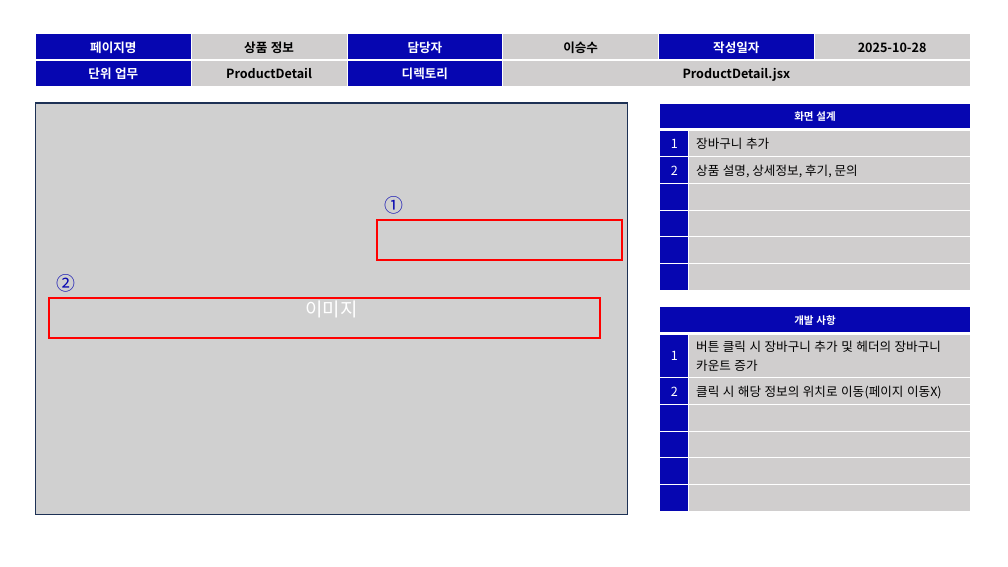
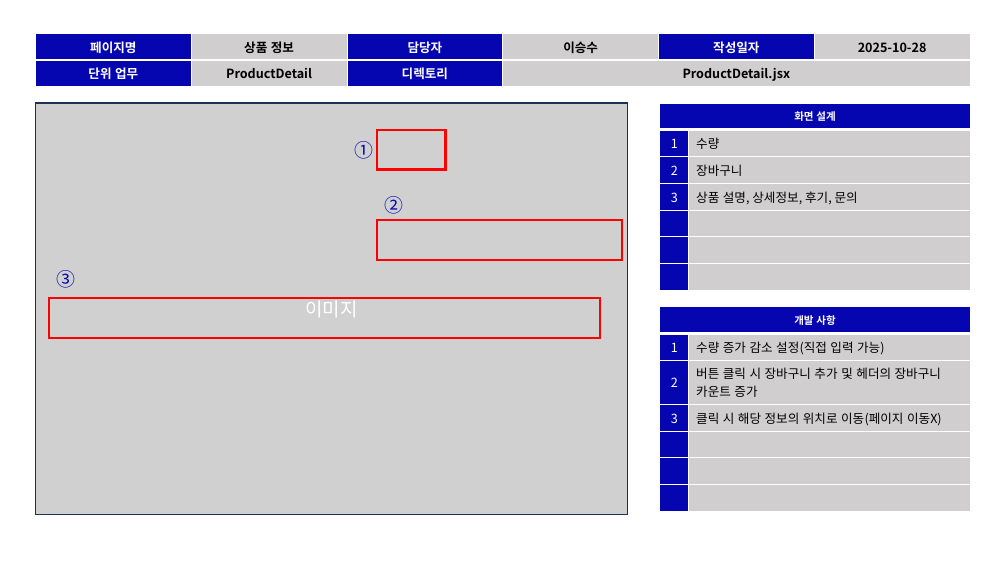
Before and after one commit to jungryeol123/tjg_project, a slide deck: slide 10 of TeamProject_스토리보드.pptx. Drawn at 1008x567 pixels with LibreOffice and Linux fonts; fonts in the diff are those of the drawing; grey boxes stand for pictures. Boxes give left, top, right and bottom in pixels: in the first picture for what was removed or moved away, otherwise in the second. Text is boxed around its words. In the diff, an @@ line names an element or a change of style, - is before the commit and + after.

```diff
--- a/TeamProject_스토리보드.pptx
+++ b/TeamProject_스토리보드.pptx
@@ table at [660, 103, 970, 290] @@
-row 2: 1 | 장바구니 추가
-row 3: 2 | 상품 설명, 상세정보, 후기, 문의
+row 2: 1 | 수량
+row 3: 2 | 장바구니
+row 4: 3 | 상품 설명, 상세정보, 후기, 문의
-row 7:  | 
@@ text "①": place and size @@
-text "①" at [385, 196, 404, 214]
+text "①" at [354, 141, 373, 159]
@@ rectangle added at [377, 130, 445, 169], outline #FF0000 2.25 pt @@
@@ text "②": place and size @@
-text "②" at [56, 274, 75, 292]
+text "②" at [385, 196, 404, 214]
@@ text added at [56, 270, 75, 288], 18 pt, text #0606B1 @@
+③
@@ table at [660, 307, 970, 505] @@
-row 2: 1 | 버튼 클릭 시 장바구니 추가 및 헤더의 장바구니 카운트 증가
-row 3: 2 | 클릭 시 해당 정보의 위치로 이동(페이지 이동X)
+row 2: 1 | 수량 증가 감소 설정(직접 입력 가능)
+row 3: 2 | 버튼 클릭 시 장바구니 추가 및 헤더의 장바구니 카운트 증가
+row 4: 3 | 클릭 시 해당 정보의 위치로 이동(페이지 이동X)
-row 7:  | 
```
Also in this commit, not shown: 4 other slides changed, 1 slide added, 4 other files.
